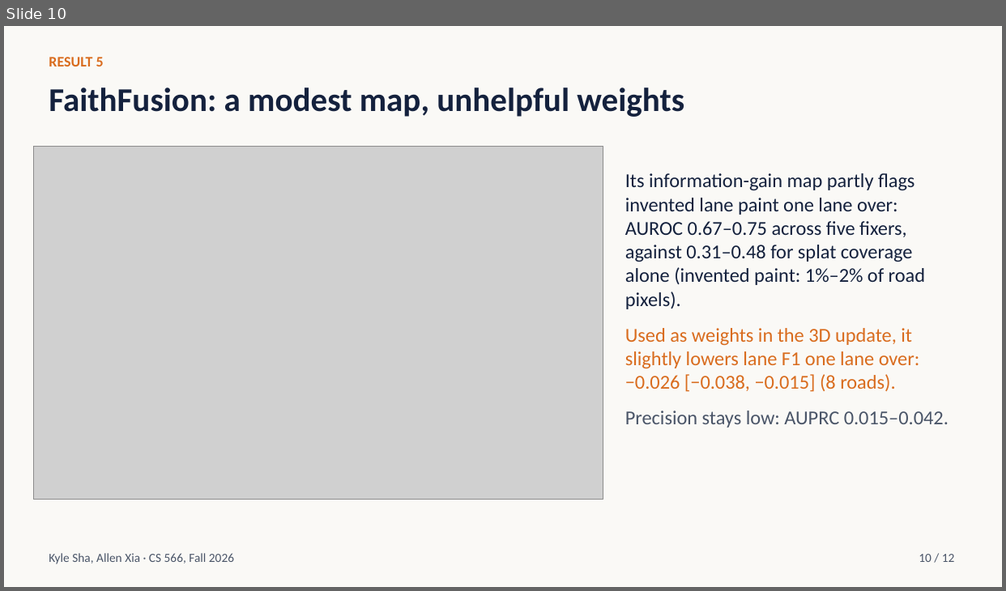
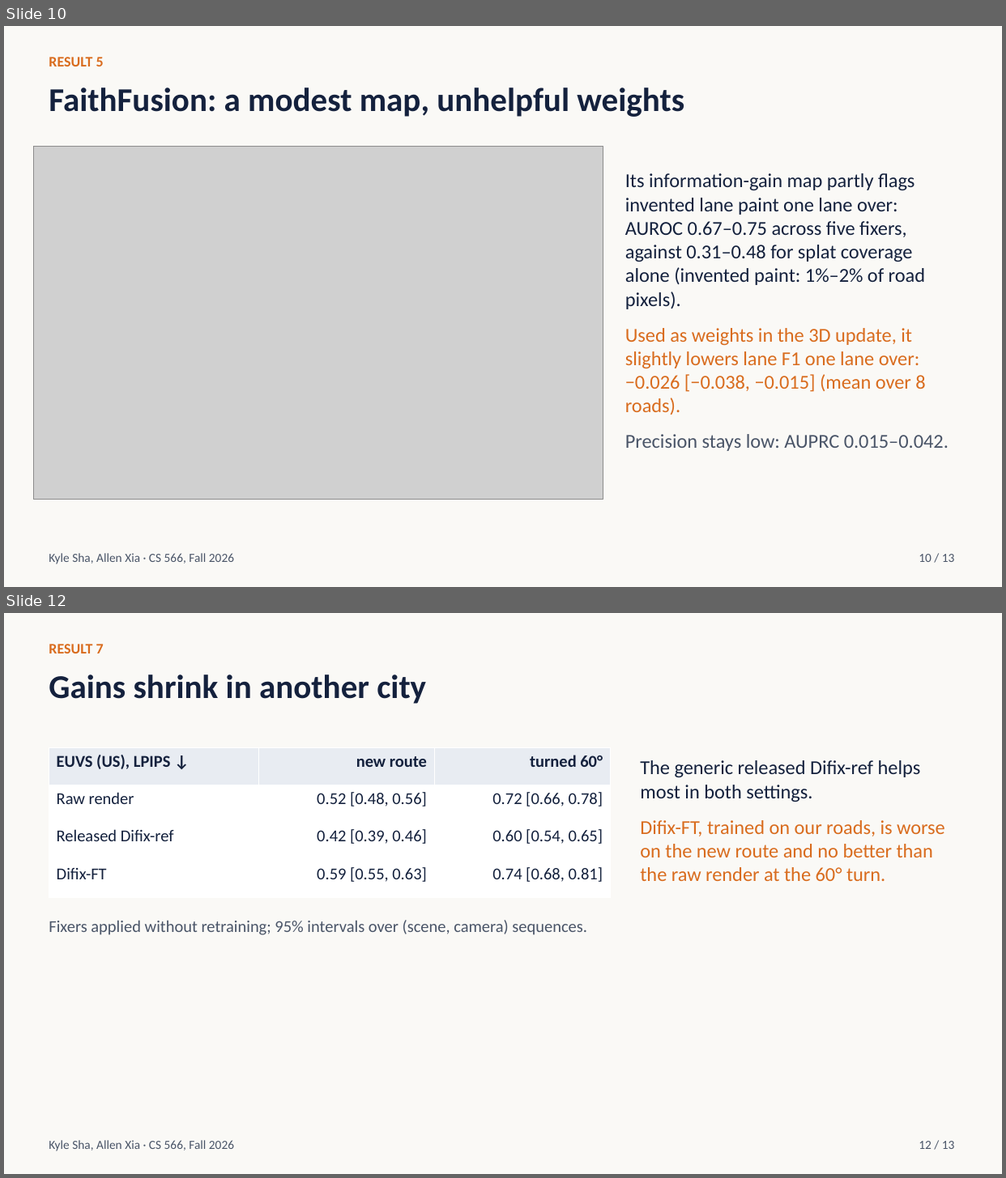
Before and after one commit to ksha23/cs566-drive-sim, a slide deck: docs/cs566_drive_sim_talk.pptx. Shown one above the other, each under a label of ours: slide 10 before the commit, slides 10 and 12 after it; the slides between them are not shown. The pictures are 1006x591 and 1006x1178 pixels, drawn with LibreOffice and Linux fonts; fonts in the diff are those of the drawing; grey boxes stand for pictures. Boxes give left, top, right and bottom in pixels: in the first picture for what was removed or moved away, otherwise in the second. Text is boxed around its words. In the diff, an @@ line names an element or a change of style, - is before the commit and + after.

```diff
--- a/docs/cs566_drive_sim_talk.pptx
+++ b/docs/cs566_drive_sim_talk.pptx
@@ slide 12 added at [4,613,1002,1174], background #FAF9F6 @@
@@ text added at [49,644,104,653], 14 pt, text #D96C1E, bold @@
+RESULT 7
@@ text added at [49,675,426,704], 32 pt, text #14213D, bold @@
+Gains shrink in another city
@@ table added at [49,747,611,897], 4 rows, 3 columns @@
+EUVS (US), LPIPS ↓ | new route | turned 60°
+Raw render | 0.52 [0.48, 0.56] | 0.72 [0.66, 0.78]
+Released Difix-ref | 0.42 [0.39, 0.46] | 0.60 [0.54, 0.65]
+Difix-FT | 0.59 [0.55, 0.63] | 0.74 [0.68, 0.81]
@@ text added at [640,760,945,881], 19 pt, text #D96C1E @@
+The generic released Difix-ref helps most in both settings.
+Difix-FT, trained on our roads, is worse on the new route and no better than the raw render at the 60° turn.
@@ text added at [49,920,587,935], 16 pt, text #4A5568 @@
+Fixers applied without retraining; 95% intervals over (scene, camera) sequences.
@@ text added at [49,1140,234,1152], 12 pt, text #4A5568 @@
+Kyle Sha, Allen Xia · CS 566, Fall 2026
@@ text added at [918,1141,955,1149], 12 pt, text #4A5568 @@
+12 / 13
@@ slide 10 changed as well @@
@@ text at [625,328,925,415]: text changed @@
-Used as weights in the 3D update, it slightly lowers lane F1 one lane over: −0.026 [−0.038, −0.015] (8 roads).
+Used as weights in the 3D update, it slightly lowers lane F1 one lane over: −0.026 [−0.038, −0.015] (mean over 8 roads).
@@ text at [918,554,955,562]: text changed @@
-10 / 12
+10 / 13
```
Also in this commit, not shown: 11 other slides changed, 5 other files.
